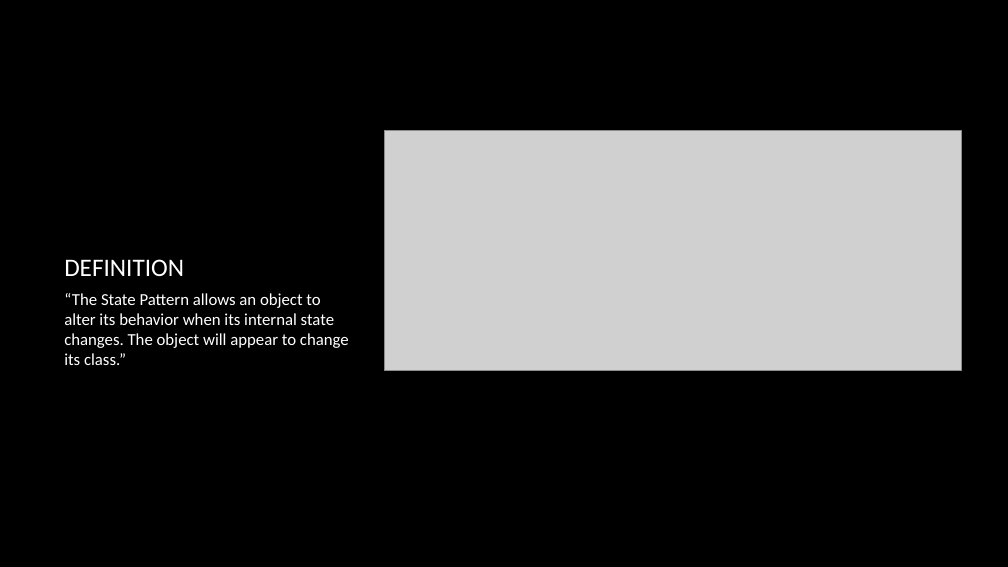
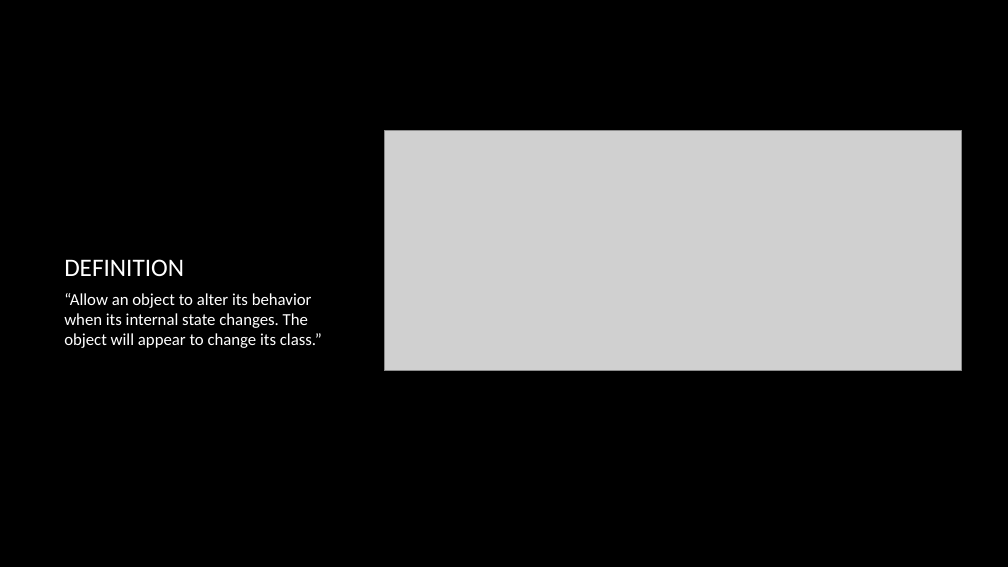
Before and after one commit to dundane/CSC360Demos, a slide deck: slide 69 of CSC360Demo/Design Patterns Slide Show.pptx. Drawn at 1008x567 pixels with LibreOffice and Linux fonts; fonts in the diff are those of the drawing; grey boxes stand for pictures; background and template pictures are left out. Boxes give left, top, right and bottom in pixels: in the first picture for what was removed or moved away, otherwise in the second. Text is boxed around its words. In the diff, an @@ line names an element or a change of style, - is before the commit and + after.

Commit message:
Added Command Pattern

```diff
--- a/CSC360Demo/Design Patterns Slide Show.pptx
+++ b/CSC360Demo/Design Patterns Slide Show.pptx
@@ text at [64, 293, 322, 348]: text changed @@
-“The State Pattern allows an object to alter its behavior when its internal state changes. The object will appear to change its class.”
+“Allow an object to alter its behavior when its internal state changes. The object will appear to change its class.”
```
Also in this commit, not shown: 9 other slides changed, 45 slides added, 19 other files.
